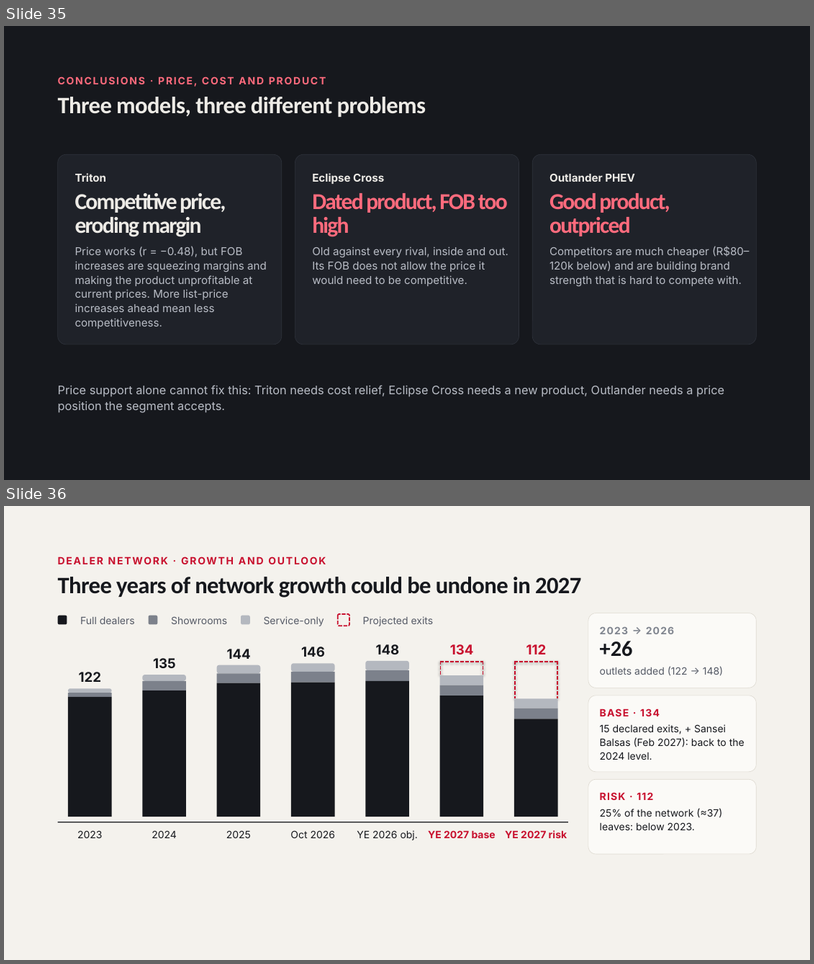
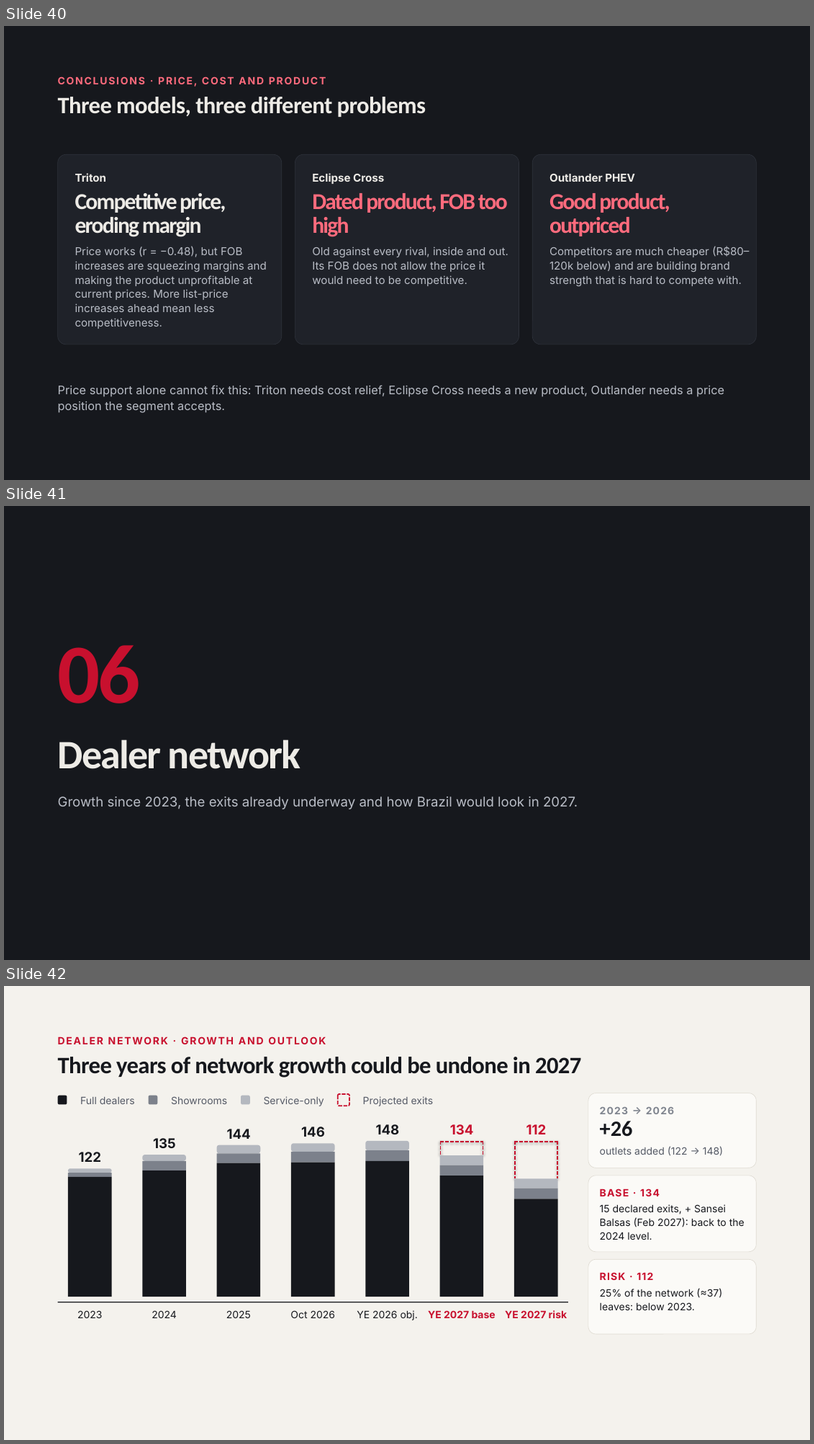
Before and after one commit to FLeone2/mercado-atlas, a slide deck: Mitsubishi_Brazil_Market_Network_Nov2026.pptx. Shown one above the other, each under a label of ours: slides 35 and 36 before the commit, slides 40, 41 and 42 after it. The pictures are 814x964 and 814x1444 pixels, drawn with LibreOffice and Linux fonts; fonts in the diff are those of the drawing. Boxes give left, top, right and bottom in pixels: in the first picture for what was removed or moved away, otherwise in the second. Text is boxed around its words. In the diff, an @@ line names an element or a change of style, - is before the commit and + after.

```diff
--- a/Mitsubishi_Brazil_Market_Network_Nov2026.pptx
+++ b/Mitsubishi_Brazil_Market_Network_Nov2026.pptx
@@ slide 41 added at [4,506,810,960], background #16181D @@
@@ text added at [58,645,141,703], 100 pt, text #C8102E, bold @@
+06
@@ text added at [58,739,301,769], 48 pt, text #EDEBE6, bold @@
+Dealer network
@@ text added at [58,796,578,809], 16 pt, text #B9BDC6 @@
+Growth since 2023, the exits already underway and how Brazil would look in 2027.
@@ what was slide 35 is now slide 40 @@
@@ what was slide 36 is now slide 42 @@
```
Also in this commit, not shown: 6 other slides added.
